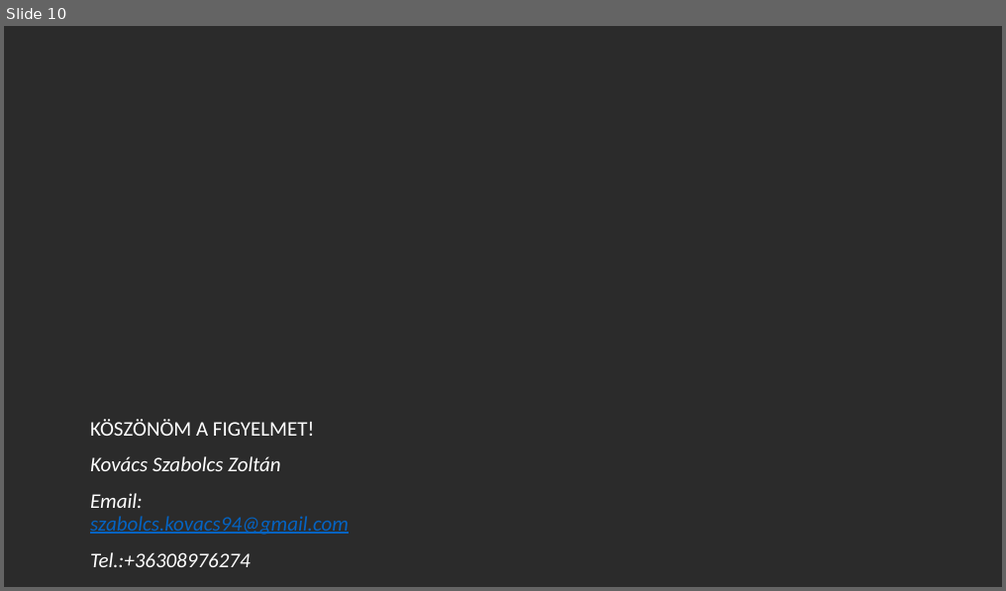
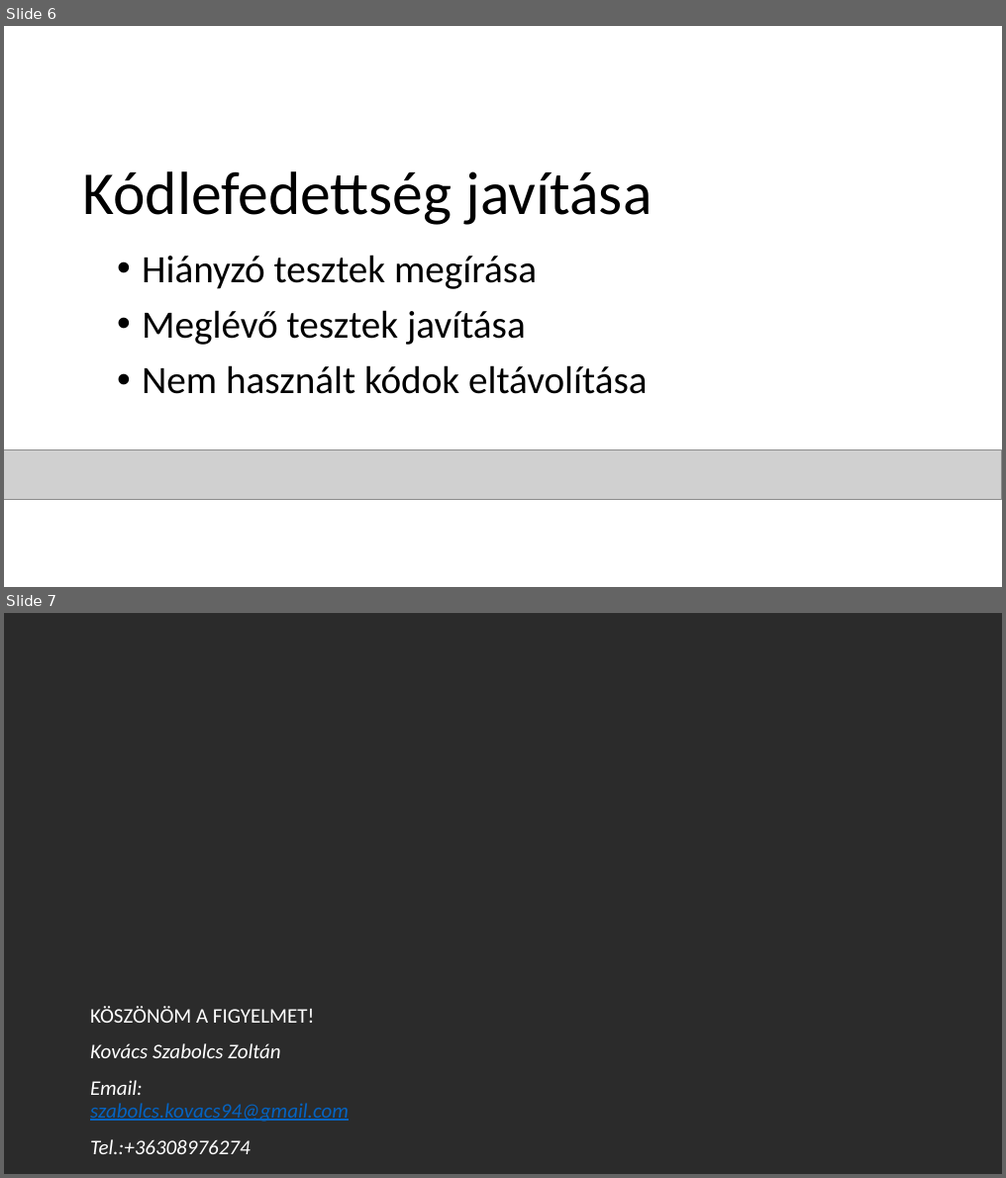
Before and after one commit to schonherz-java-ee-2016-spring/sandbox, a slide deck: ksz/KovácsSzabolcsZoltán.pptx. Shown one above the other, each under a label of ours: slide 10 before the commit, slides 6 and 7 after it. The pictures are 1006x591 and 1006x1178 pixels, drawn with LibreOffice and Linux fonts; fonts in the diff are those of the drawing; grey boxes stand for pictures; background and template pictures are left out; a plain dark background stands for a picture behind light text. Boxes give left, top, right and bottom in pixels: in the first picture for what was removed or moved away, otherwise in the second. Text is boxed around its words. In the diff, an @@ line names an element or a change of style, - is before the commit and + after.

```diff
--- a/ksz/KovácsSzabolcsZoltán.pptx
+++ b/ksz/KovácsSzabolcsZoltán.pptx
@@ slide 6 added at [4,26,1002,587], background picture (left out) @@
@@ text added at [82,172,651,225], 44 pt, text #000000 @@
+Kódlefedettség javítása
@@ text added at [142,255,648,394], 28 pt, text #000000 @@
+• Hiányzó tesztek megírása
+• Meglévő tesztek javítása
+• Nem használt kódok eltávolítása
@@ picture added at [4,450,1002,499] @@
@@ what was slide 10 is now slide 7 @@
```
Also in this commit, not shown: 3 other slides added, 7 slides removed.
